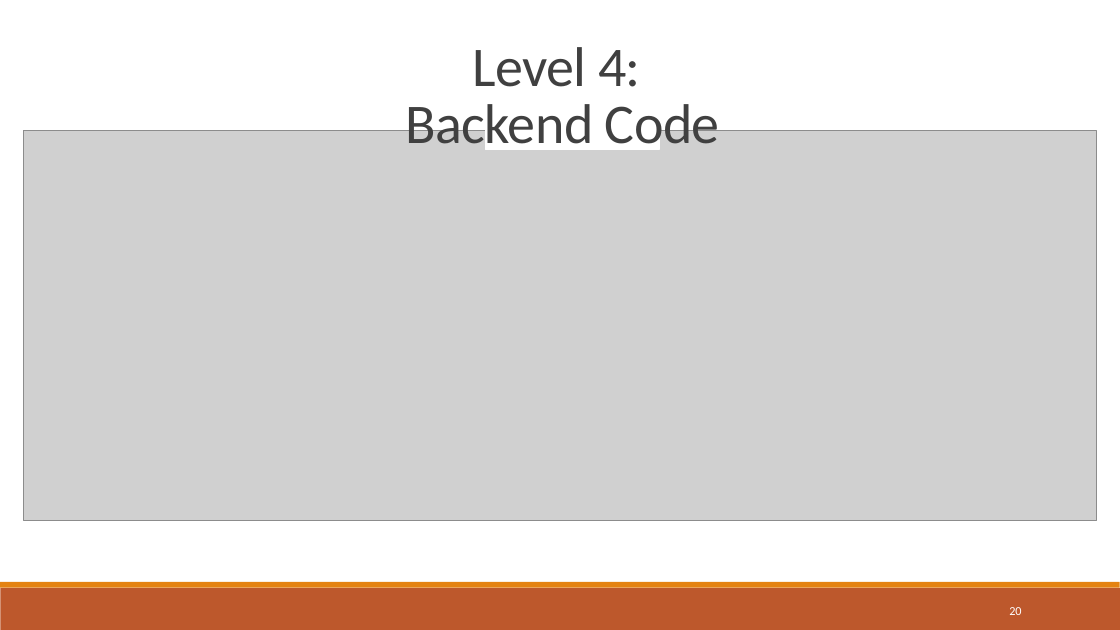
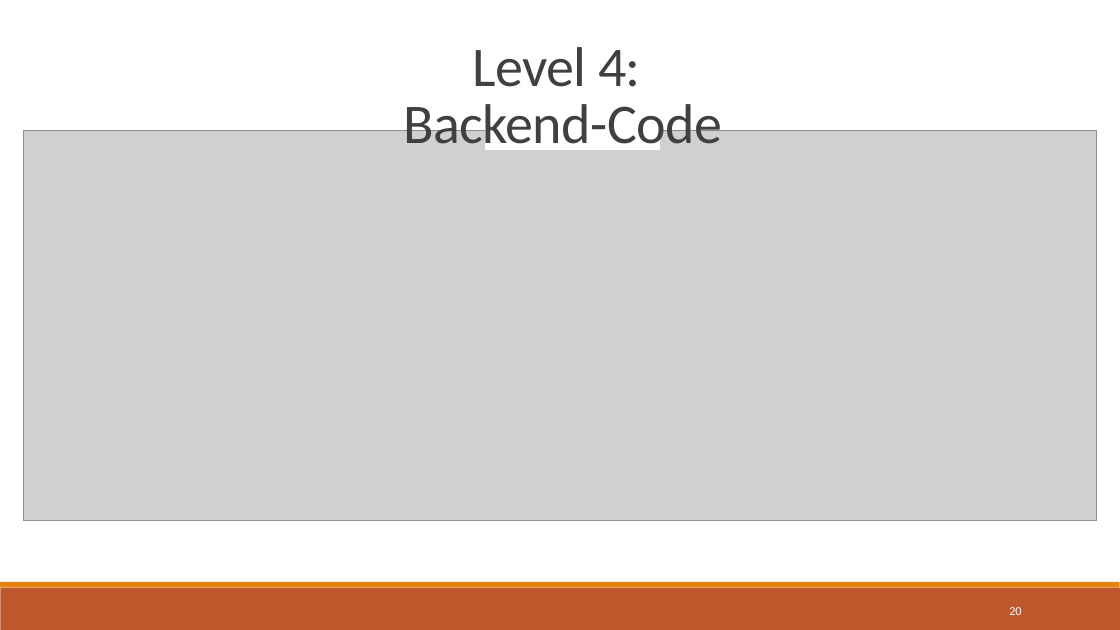
Before and after one commit to MiChillDev/sqs-project, a slide deck: slide 20 of docs/presentation/Group-4_SQS-Praesentation.pptx. Drawn at 1120x630 pixels with LibreOffice and Linux fonts; fonts in the diff are those of the drawing; grey boxes stand for pictures. Boxes give left, top, right and bottom in pixels: in the first picture for what was removed or moved away, otherwise in the second. Text is boxed around its words. In the diff, an @@ line names an element or a change of style, - is before the commit and + after.

```diff
--- a/docs/presentation/Group-4_SQS-Praesentation.pptx
+++ b/docs/presentation/Group-4_SQS-Praesentation.pptx
@@ title at bbox=[403, 47, 722, 157]: text changed @@
-Level 4:
-Backend Code
+Level 4:
+Backend-Code
```
Also in this commit, not shown: 1 other slide changed, 4 slides added, 3 slides removed, 2 other files.
